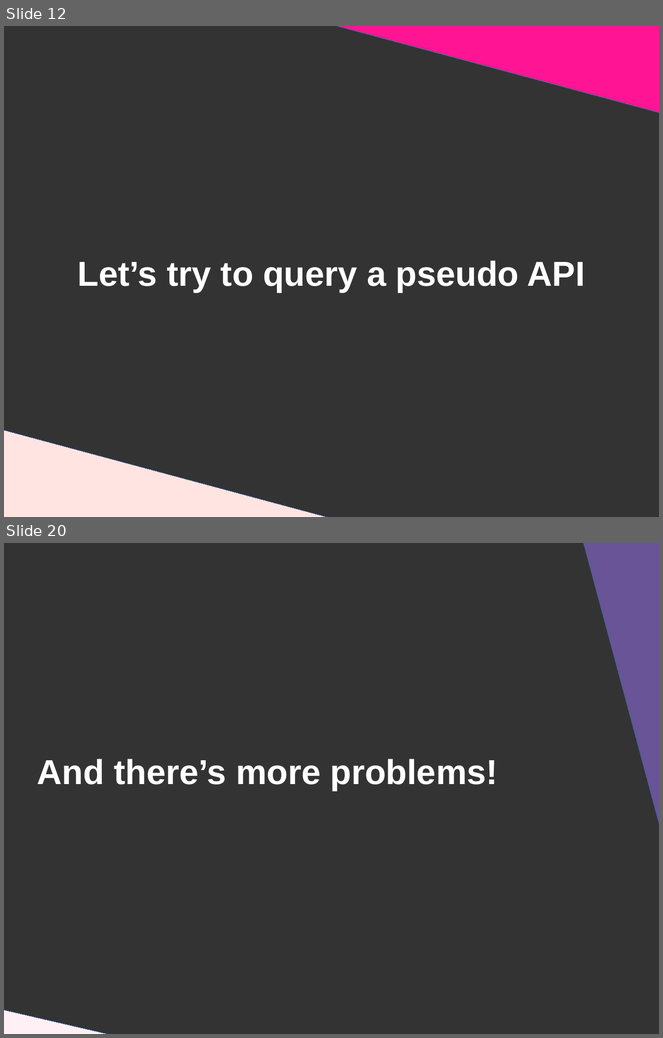
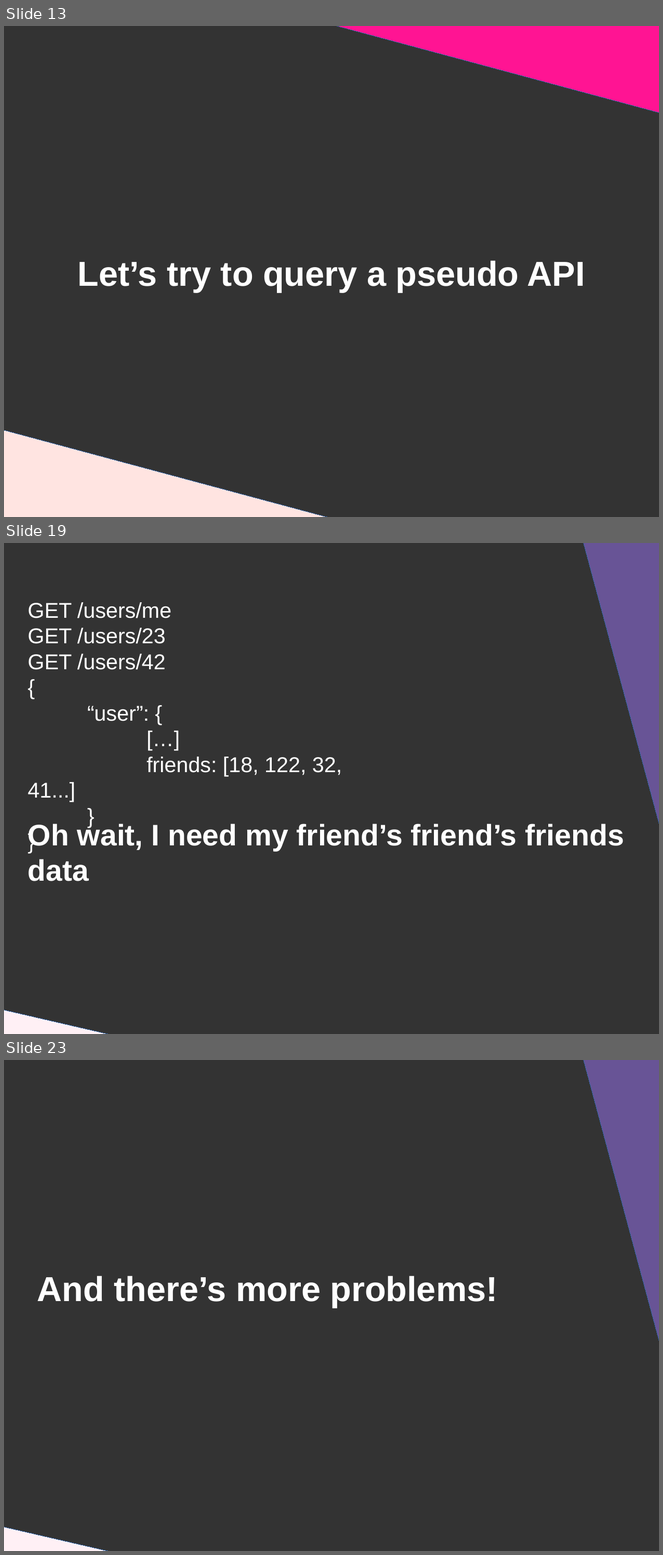
Before and after one commit to DanYellow/presentations, a slide deck: graphql/presentation.odp. Shown one above the other, each under a label of ours: slides 12 and 20 before the commit, slides 13, 19 and 23 after it; the slides between them are not shown. The pictures are 663x1038 and 663x1555 pixels, drawn with LibreOffice and Linux fonts; fonts in the diff are those of the drawing. Boxes give left, top, right and bottom in pixels: in the first picture for what was removed or moved away, otherwise in the second. Text is boxed around its words. In the diff, an @@ line names an element or a change of style, - is before the commit and + after.

```diff
--- a/graphql/presentation.odp
+++ b/graphql/presentation.odp
@@ slide 19 added at <box>4,543,659,1034</box>, background #333333 @@
@@ right triangle added at <box>572,543,659,840</box>, fill #685496, outline #3465A4 0 pt @@
@@ title added at <box>28,602,342,802</box>, 26 pt, text #FFFFFF @@
+GET /users/me
+GET /users/23
+GET /users/42
+{
+“user”: {
+[…]
+friends: [18, 122, 32, 41...]
+}
+}
@@ title added at <box>28,822,624,882</box>, 36 pt, text #FFFFFF, bold @@
+Oh wait, I need my friend’s friend’s friends data
@@ right triangle added at <box>4,1001,373,1034</box>, fill #FFF0F5, outline #3465A4 0 pt @@
@@ what was slide 12 is now slide 13 @@
@@ what was slide 20 is now slide 23 @@
```
Also in this commit, not shown: 9 slides changed, 3 other slides added, 1 slide removed, 5 other files.
